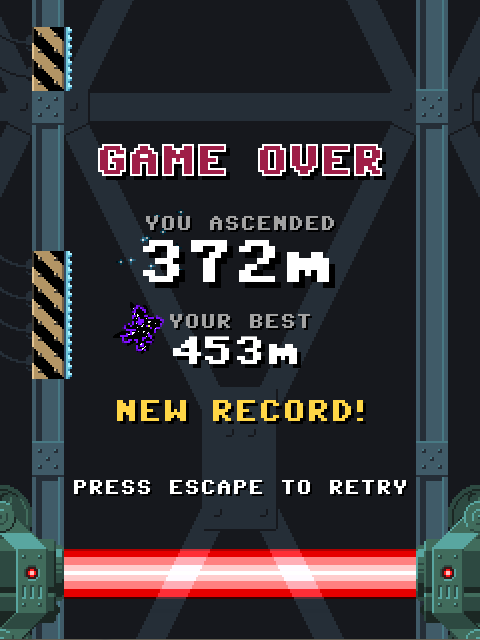
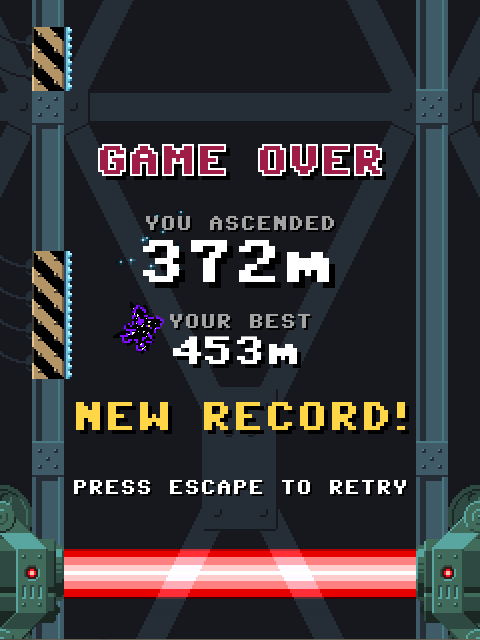
Layers edited between the first and the second 480×640 image:
renamed "new record!" to "NEW RECORD!", painted on it over (76, 400, 409, 434)
